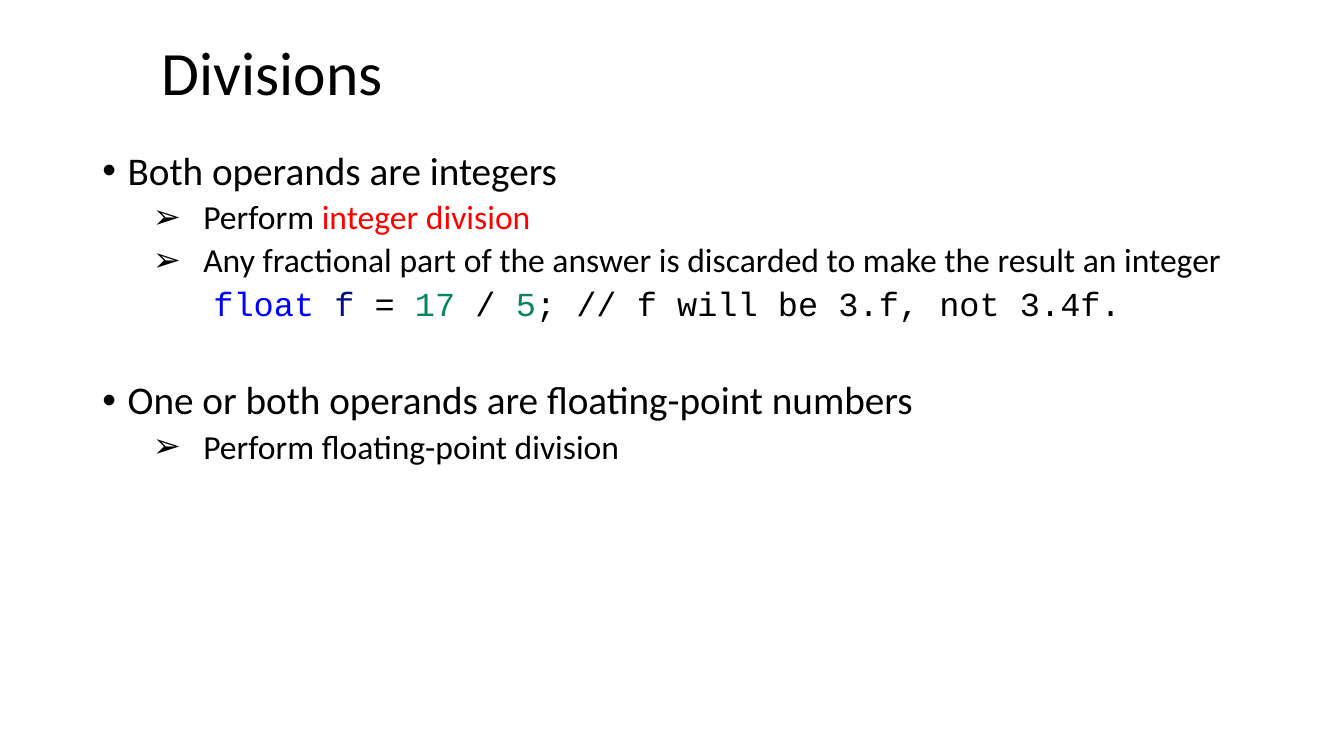
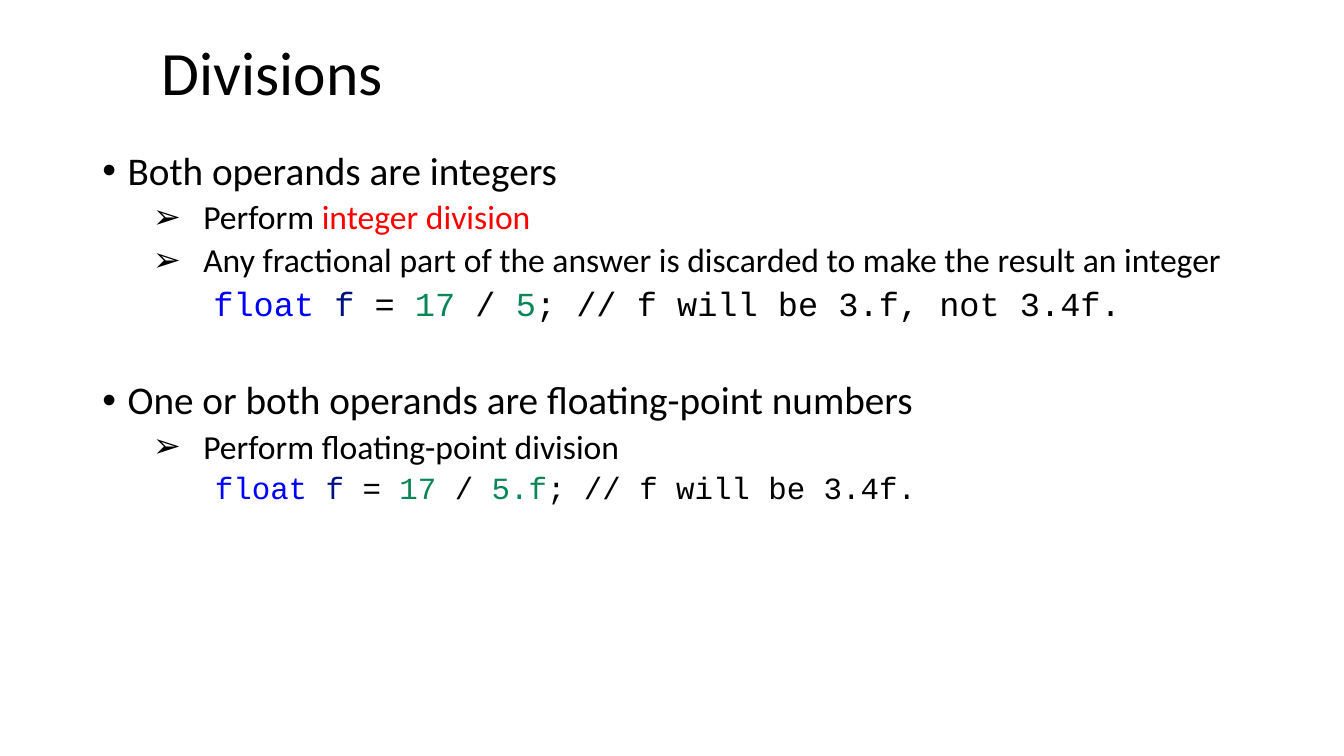
Before and after one commit to dayekuaipao/CPPLearning, a slide deck: slide 37 of week02/Lecture02.pptx (slide 35 before the commit). Drawn at 1344x756 pixels with LibreOffice and Linux fonts; fonts in the diff are those of the drawing; background and template pictures are left out. Boxes give left, top, right and bottom in pixels: in the first picture for what was removed or moved away, otherwise in the second. Text is boxed around its words. In the diff, an @@ line names an element or a change of style, - is before the commit and + after.

```diff
--- a/week02/Lecture02.pptx
+++ b/week02/Lecture02.pptx
@@ text at (x1=215, y1=477, x2=916, y2=505): paragraph added @@
+    float f = 17 / 5.f; // f will be 3.4f.
```
Also in this commit, not shown: 6 other slides changed, 2 slides added, 2 other files.
